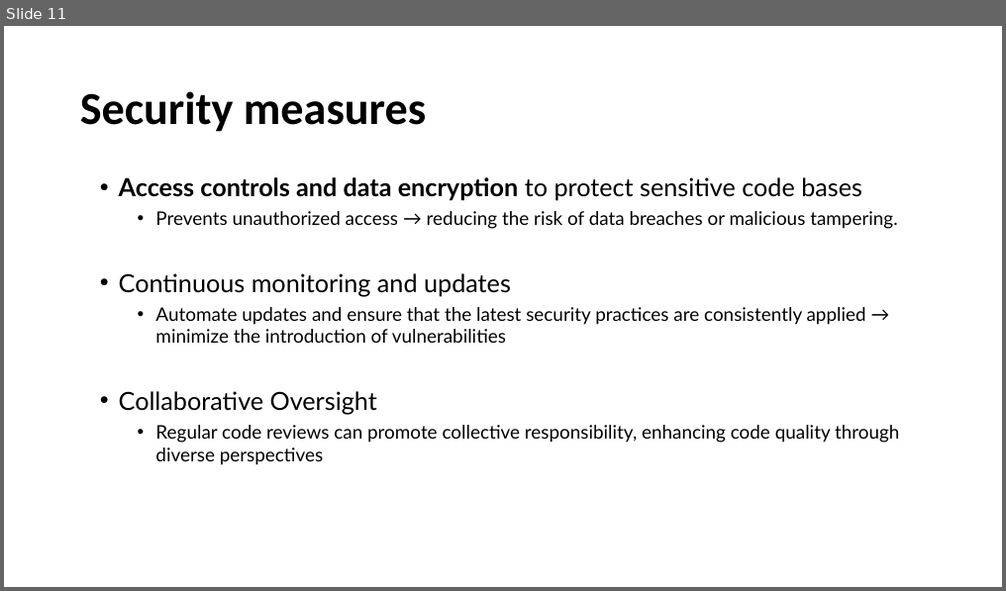
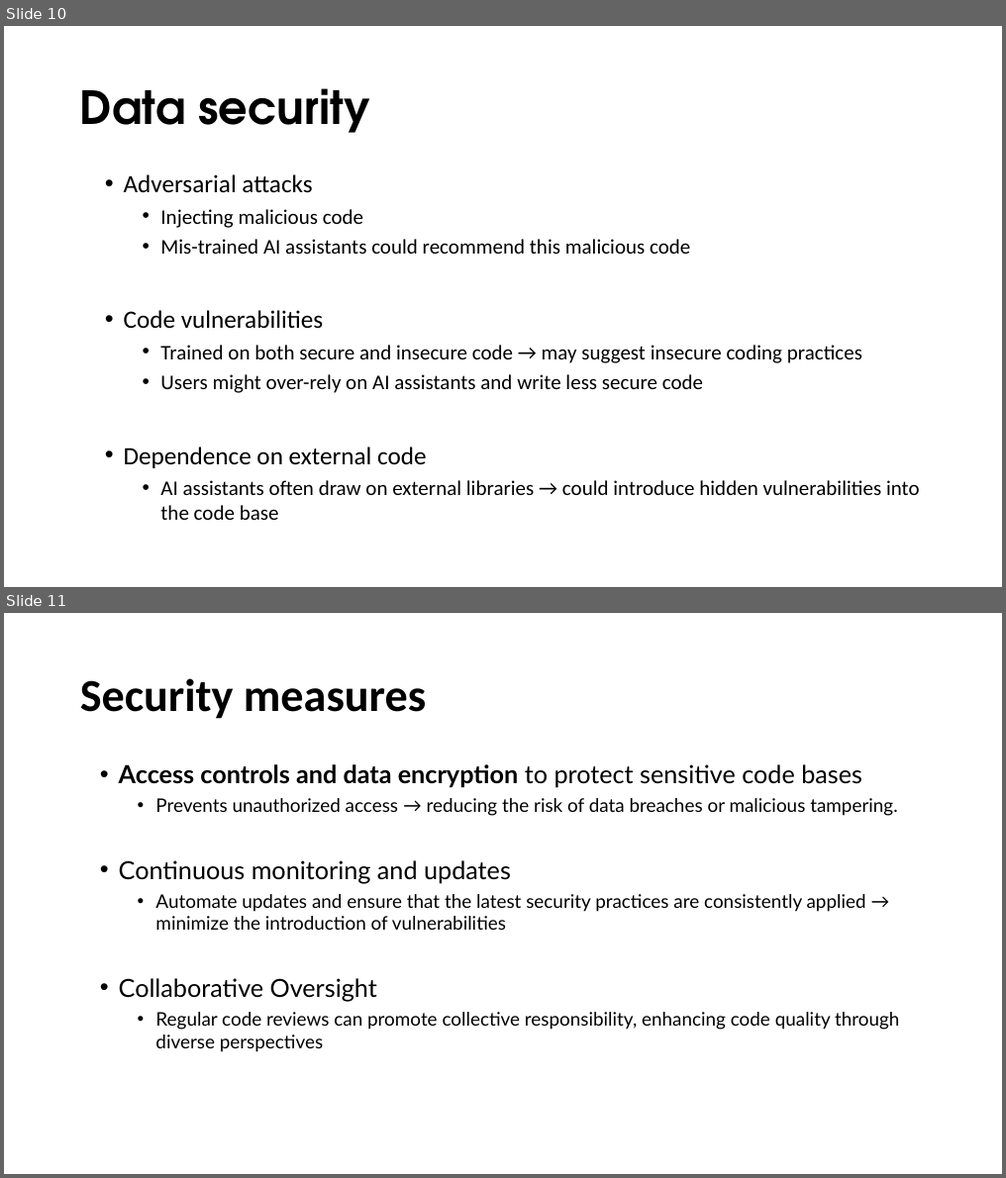
Before and after one commit to olgaminaeva/gen-ai-coding, a slide deck: instructors/episode3.pptx. Shown one above the other, each under a label of ours: slide 11 before the commit, slides 10 and 11 after it. The pictures are 1006x591 and 1006x1178 pixels, drawn with LibreOffice and Linux fonts; fonts in the diff are those of the drawing; background and template pictures are left out. Boxes give left, top, right and bottom in pixels: in the first picture for what was removed or moved away, otherwise in the second. Text is boxed around its words. In the diff, an @@ line names an element or a change of style, - is before the commit and + after.

```diff
--- a/instructors/episode3.pptx
+++ b/instructors/episode3.pptx
@@ slide 10 added at (4,26,1002,587), background picture (left out) @@
@@ title added at (80,88,371,133), 44 pt, text #000000, bold @@
+Data security
@@ text added at (124,174,920,520), 20 pt, text #000000 @@
+• Adversarial attacks
+  • Injecting malicious code
+  • Mis-trained AI assistants could recommend this malicious code
+• Code vulnerabilities
+  • Trained on both secure and insecure code → may suggest insecure coding practices
+  • Users might over-rely on AI assistants and write less secure code
+• Dependence on external code
+  • AI assistants often draw on external libraries → could introduce hidden vulnerabilities into the code base
```
Also in this commit, not shown: 7 slides changed, 2 slides removed, 1 other file.
